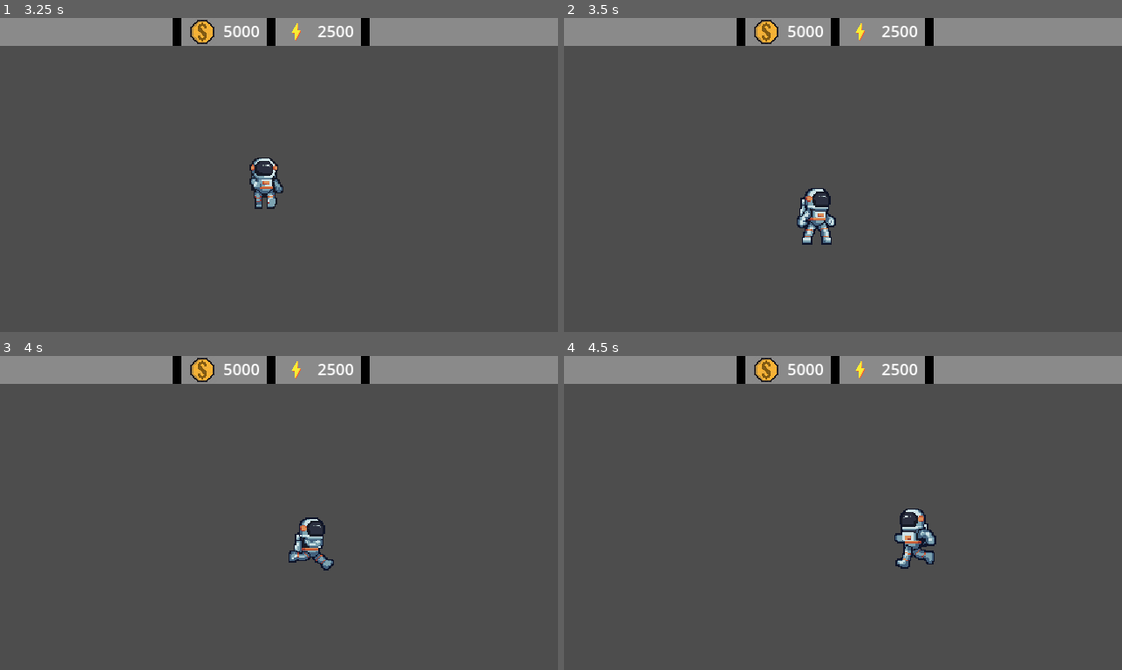
Above: before the commit, frames 1-4 (two rows, left to right).
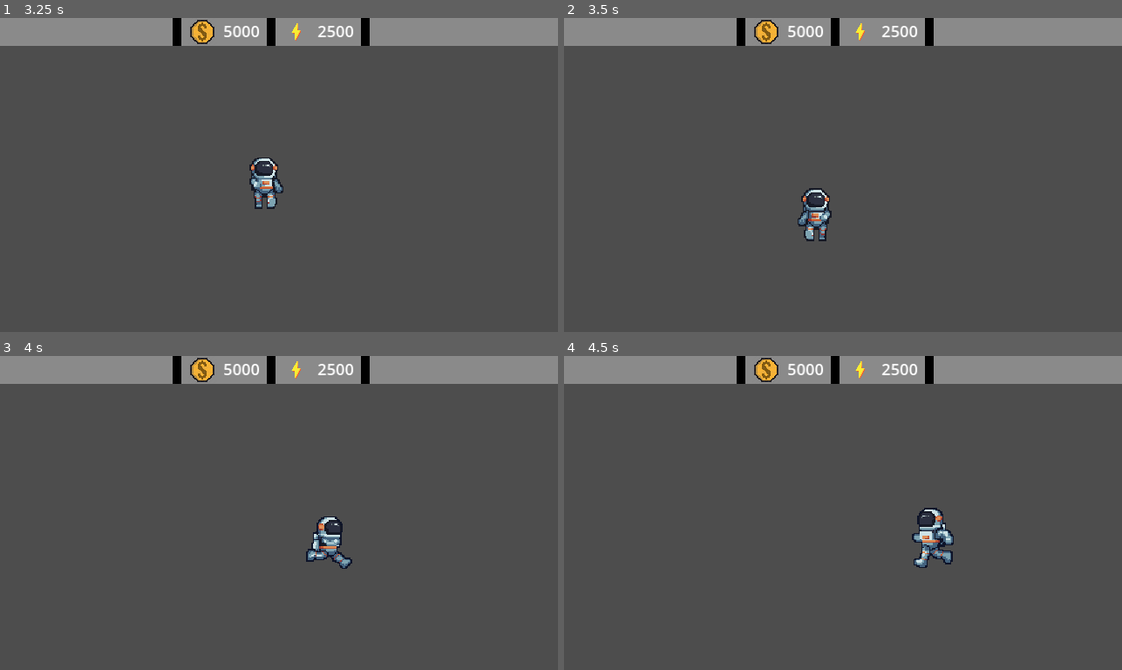
Above: after the commit, the same moments.

Repository: AmirKarma/MESSAG
Game: Godot game, scene res://Welt/world.tscn
Same seed, same stepped clock (60 frames per second), same inputs: the game is played once before the commit and once after it.
Inputs (mouse positions are in pixels of both pictures, inside the frame that each line leads up to):
- Up to frame 1 (3.25 s): move the mouse to (401, 159) at 0.52 s; press the mouse at (401, 159) at 0.53 s; move the mouse to (167, 190) at 1.27 s; release the mouse at (167, 190) at 1.28 s; click (167, 190) at 1.35 s; move the mouse to (334, 105) at 2.02 s; press the mouse at (334, 105) at 2.03 s; move the mouse to (251, 237) at 2.77 s; release the mouse at (251, 237) at 2.78 s; click (251, 237) at 2.85 s
- Up to frame 2 (3.5 s): no input
- Up to frame 3 (4 s): move the mouse to (446, 560) at 3.52 s; press the mouse at (446, 560) at 3.53 s
- Up to frame 4 (4.5 s): move the mouse to (675, 465) at 4.27 s; release the mouse at (675, 465) at 4.28 s; click (675, 465) at 4.35 s

Frame 1 is identical in both runs. In frame 2, 0.7% of the frame differs, in the area x 41-49%, y 54-73%; in frame 3, 1.3%; in frame 4, 1.5%, in the area x 59-70%, y 48-68%.

Commit message:
collisionFix
collision has been fixed

Diff:
--- a/View/RessourceBar/ressource_bar.tscn
+++ b/View/RessourceBar/ressource_bar.tscn
@@ -1,7 +1,10 @@
-[gd_scene load_steps=3 format=3 uid="uid://c6i4vynrrtudd"]
+[gd_scene load_steps=4 format=3 uid="uid://c6i4vynrrtudd"]
 
 [ext_resource type="Texture2D" uid="uid://b50y1o5odckwc" path="res://RessourceBar/coin.png" id="1_ingmr"]
 [ext_resource type="Texture2D" uid="uid://blpllbfwmq0sr" path="res://RessourceBar/lightning.png" id="2_tad4p"]
+
+[sub_resource type="RectangleShape2D" id="RectangleShape2D_3yyqo"]
+size = Vector2(320, 37)
 
 [node name="RessourceBar" type="Control"]
 layout_mode = 3
@@ -65,3 +68,9 @@
 custom_minimum_size = Vector2(5, 0)
 layout_mode = 2
 color = Color(0, 0, 0, 1)
+
+[node name="StaticBody2D" type="StaticBody2D" parent="."]
+
+[node name="CollisionShape2D" type="CollisionShape2D" parent="StaticBody2D"]
+position = Vector2(160, 18.5)
+shape = SubResource("RectangleShape2D_3yyqo")
--- a/View/Welt/world.tscn
+++ b/View/Welt/world.tscn
@@ -7,30 +7,6 @@
 [node name="World" type="Node2D"]
 script = ExtResource("1_fs3ho")
 
-[node name="CollisionPolygon2D" type="CollisionPolygon2D" parent="."]
-polygon = PackedVector2Array(1, 1, 54, 0, 55, 48, 1, 48)
-
-[node name="CollisionPolygon2D2" type="CollisionPolygon2D" parent="."]
-polygon = PackedVector2Array(0, 127, 58, 127, 59, 180, 0, 181)
-
-[node name="CollisionPolygon2D3" type="CollisionPolygon2D" parent="."]
-position = Vector2(136, 0)
-polygon = PackedVector2Array(1, 1, 54, 0, 55, 48, 1, 48)
-
-[node name="CollisionPolygon2D4" type="CollisionPolygon2D" parent="."]
-position = Vector2(264, 0)
-polygon = PackedVector2Array(1, 1, 54, 0, 55, 48, 1, 48)
-
-[node name="CollisionPolygon2D5" type="CollisionPolygon2D" parent="."]
-position = Vector2(136, 128)
-scale = Vector2(1.00417, 1.05783)
-polygon = PackedVector2Array(1, 1, 54, 0, 55, 48, 1, 48)
-
-[node name="CollisionPolygon2D6" type="CollisionPolygon2D" parent="."]
-position = Vector2(264, 128)
-scale = Vector2(1, 1.07092)
-polygon = PackedVector2Array(1, 1, 54, 0, 55, 48, 1, 48)
-
 [node name="RessourceBar" parent="." instance=ExtResource("2_tdseh")]
 offset_right = 320.0
 grow_horizontal = 2
@@ -38,3 +14,29 @@
 
 [node name="Player" parent="." instance=ExtResource("3_g0tsn")]
 position = Vector2(72, 88)
+
+[node name="Borders" type="StaticBody2D" parent="."]
+
+[node name="CollisionPolygon2D" type="CollisionPolygon2D" parent="Borders"]
+polygon = PackedVector2Array(1, 1, 54, 0, 55, 48, 1, 48)
+
+[node name="CollisionPolygon2D2" type="CollisionPolygon2D" parent="Borders"]
+polygon = PackedVector2Array(0, 127, 58, 127, 59, 180, 0, 181)
+
+[node name="CollisionPolygon2D3" type="CollisionPolygon2D" parent="Borders"]
+position = Vector2(136, 0)
+polygon = PackedVector2Array(1, 1, 54, 0, 55, 48, 1, 48)
+
+[node name="CollisionPolygon2D4" type="CollisionPolygon2D" parent="Borders"]
+position = Vector2(264, 0)
+polygon = PackedVector2Array(1, 1, 54, 0, 55, 48, 1, 48)
+
+[node name="CollisionPolygon2D5" type="CollisionPolygon2D" parent="Borders"]
+position = Vector2(136, 128)
+scale = Vector2(1.00417, 1.05783)
+polygon = PackedVector2Array(1, 1, 54, 0, 55, 48, 1, 48)
+
+[node name="CollisionPolygon2D6" type="CollisionPolygon2D" parent="Borders"]
+position = Vector2(264, 128)
+scale = Vector2(1, 1.07092)
+polygon = PackedVector2Array(1, 1, 54, 0, 55, 48, 1, 48)
